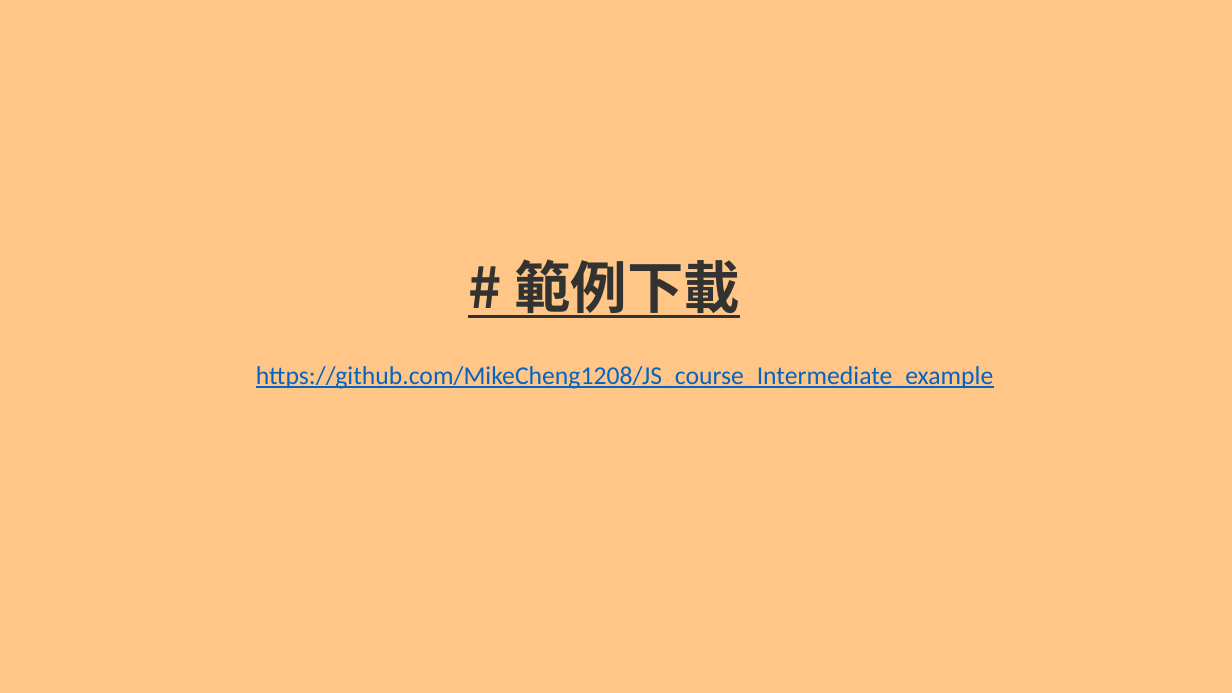
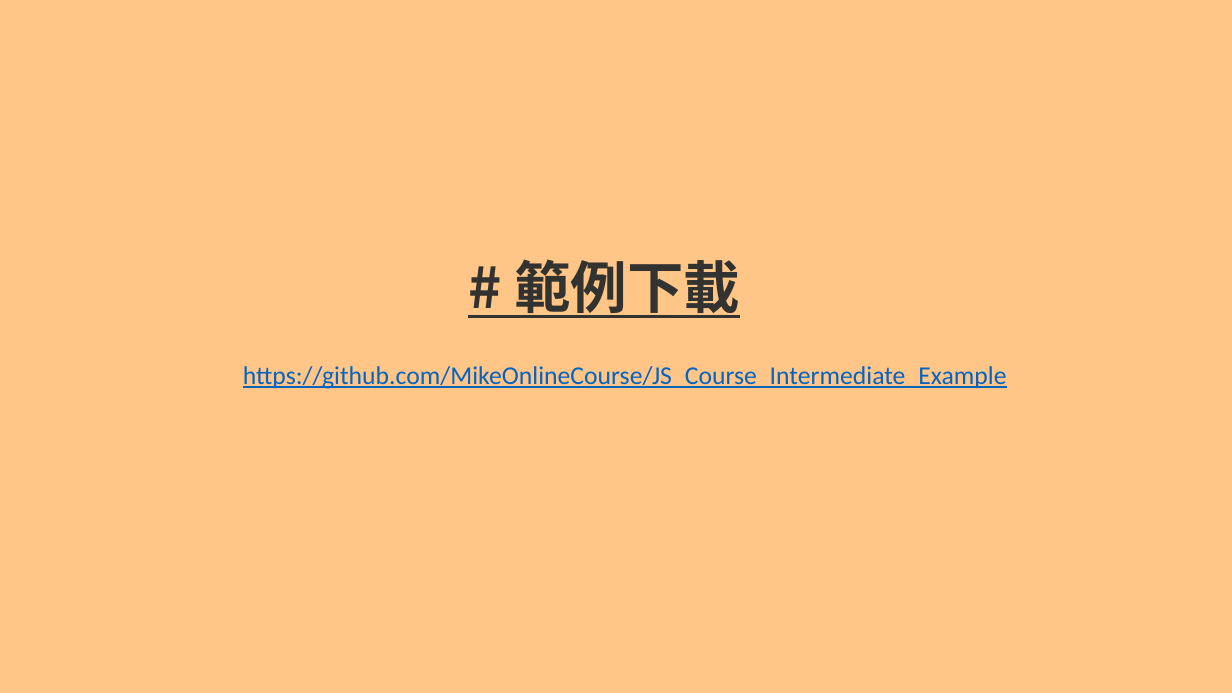
Before and after one commit to MikeOnlineCourse/JS_Course_Intermediate_Example, a slide deck: slide 2 of 現代 JavaScript 職人之路｜ 中階篇.pptx. Drawn at 1232x693 pixels with LibreOffice and Linux fonts; fonts in the diff are those of the drawing. Boxes give left, top, right and bottom in pixels: in the first picture for what was removed or moved away, otherwise in the second. Text is boxed around its words. In the diff, an @@ line names an element or a change of style, - is before the commit and + after.

```diff
--- a/現代 JavaScript 職人之路｜ 中階篇.pptx
+++ b/現代 JavaScript 職人之路｜ 中階篇.pptx
@@ text at bbox=[243, 366, 1007, 389]: text changed @@
-https://github.com/MikeCheng1208/JS_course_Intermediate_example
+https://github.com/MikeOnlineCourse/JS_Course_Intermediate_Example
```
Also in this commit, not shown: 2 other slides changed.
